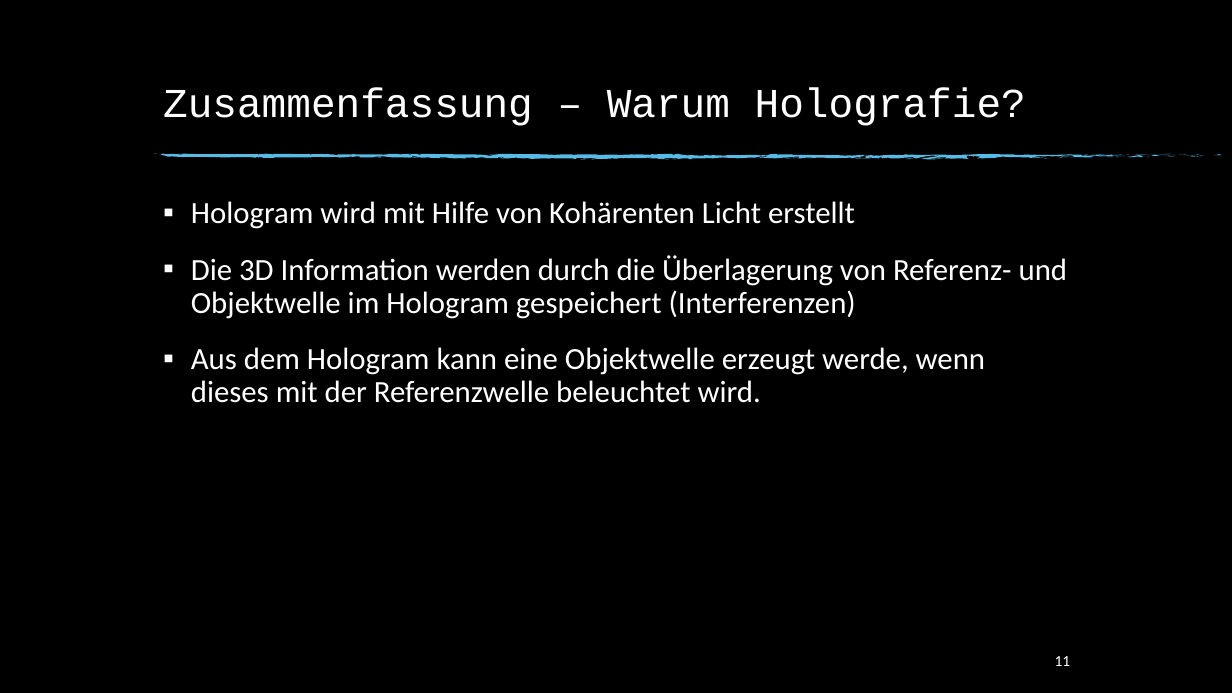
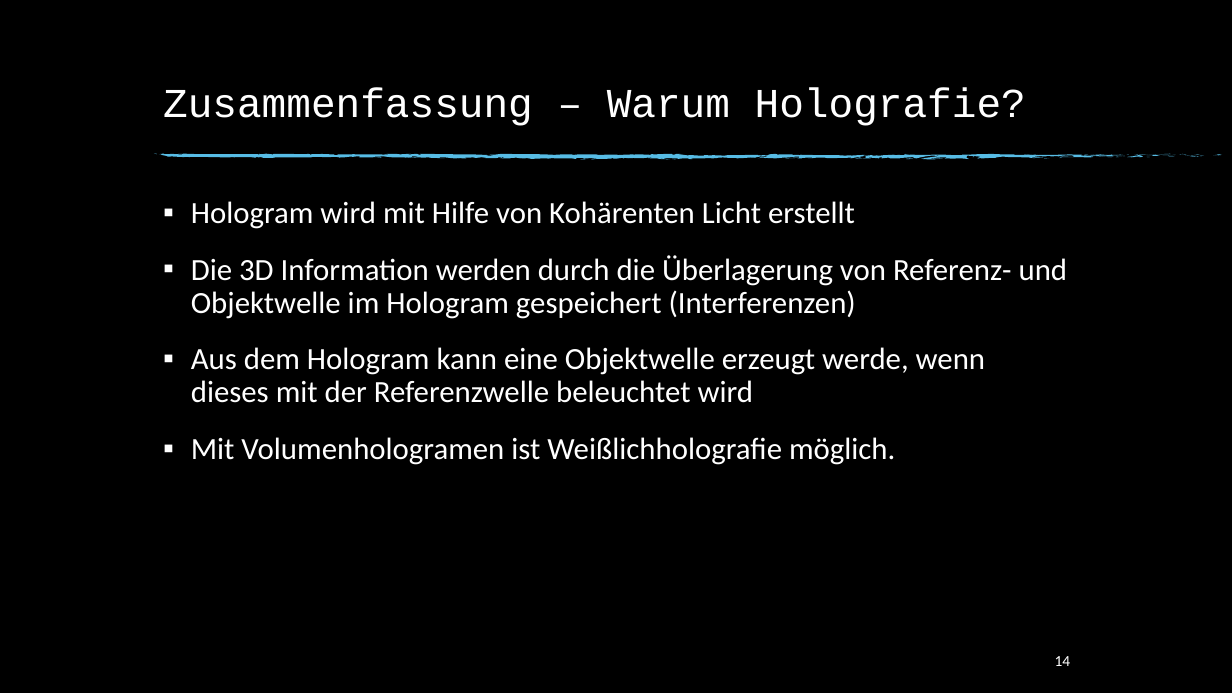
Before and after one commit to beckstev/presentations, a slide deck: slide 14 of holography/holography_presentation.pptx (slide 11 before the commit). Drawn at 1232x693 pixels with LibreOffice and Linux fonts; fonts in the diff are those of the drawing; background and template pictures are left out. Boxes give left, top, right and bottom in pixels: in the first picture for what was removed or moved away, otherwise in the second. Text is boxed around its words. In the diff, an @@ line names an element or a change of style, - is before the commit and + after.

Commit message:
Updated the presentation

```diff
--- a/holography/holography_presentation.pptx
+++ b/holography/holography_presentation.pptx
@@ text at box(191, 347, 985, 465): text changed @@
-▪ Aus dem Hologram kann eine Objektwelle erzeugt werde, wenn dieses mit der Referenzwelle beleuchtet wird.
+▪ Aus dem Hologram kann eine Objektwelle erzeugt werde, wenn dieses mit der Referenzwelle beleuchtet wird
+▪ Mit Volumenhologramen ist Weißlichholografie möglich.
@@ page number at box(1055, 656, 1071, 666): text changed @@
-11
+14
```
Also in this commit, not shown: 4 other slides changed, 7 slides added, 1 slide removed.
